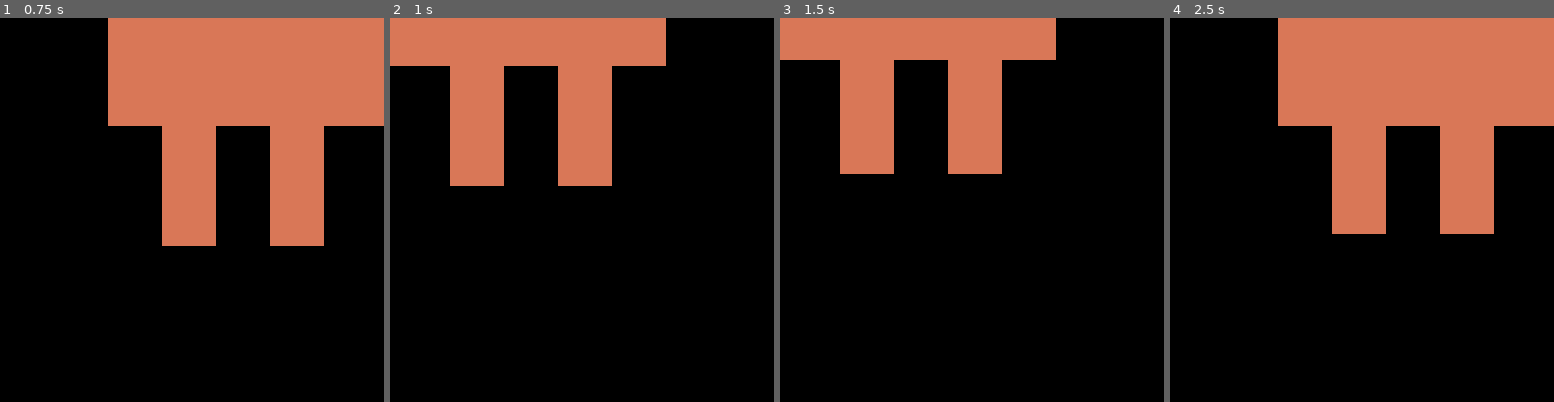
Above: before the commit, frames 1-4 (left to right).
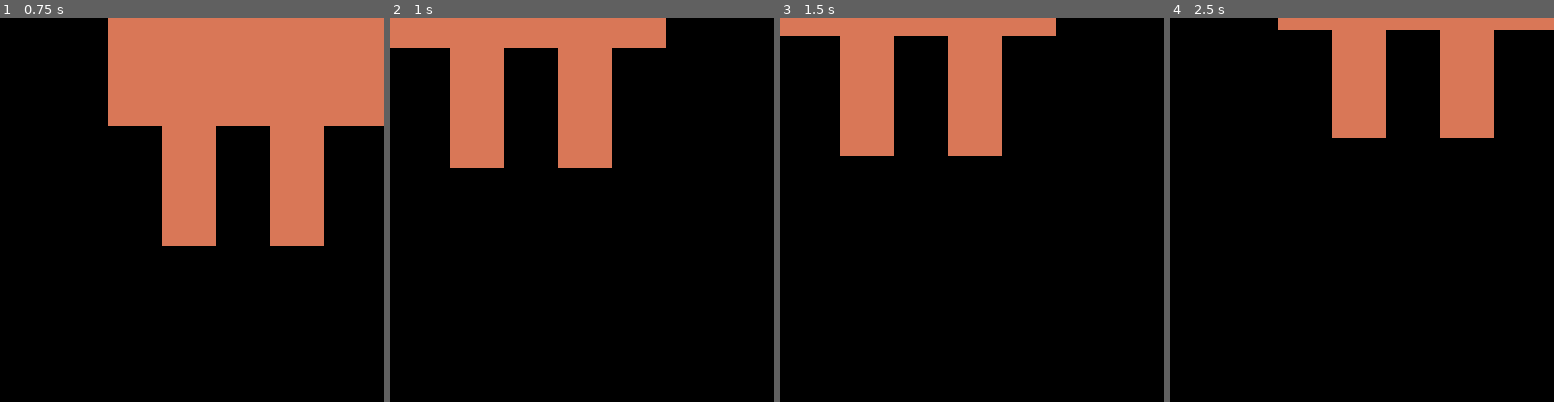
Above: after the commit, the same moments.

Repository: Dr1mS/Paros
Game: Godot game, scene res://main.tscn
The game is run twice, just before and just after one commit, with the same random seed, the same clock (stepped at 60 frames per second) and the same inputs.
Inputs (mouse positions are in pixels of both pictures, inside the frame that each line leads up to):
- Up to frame 1 (0.75 s): move the mouse to (276, 190) at 0.52 s; click (276, 190) at 0.67 s
- Up to frame 2 (1 s): no input
- Up to frame 3 (1.5 s): drag from (895, 229) to (952, 286) at 1.27 s
- Up to frame 4 (2.5 s): move the mouse to (1400, 125) at 2.02 s; click (1400, 125) at 2.17 s

Frame 1 is identical in both runs. In frame 2, 3.4% of the frame differs, in the area x 0-72%, y 7-44%; in frame 3, 4.1%; in frame 4, 18%, in the area x 28-100%, y 3-57%.

Commit message:
perf: no engine audio, draw on change. feat: leave full screen apps
- Sounds are written as WAV files and played by pw-play, paplay or
  aplay on Linux: the engine audio thread cost 4% of a core all the time
- Calm pets animate by steps and draw only when the picture changes
- Pets leave a screen that is under a full screen window, and hide when
  no screen is left. The extension reports the covered monitors
- The activity caption wraps on several lines instead of being cut

Co-Authored-By: Claude Opus 5.5 <noreply@anthropic.com>

Diff:
--- a/project.godot
+++ b/project.godot
@@ -16,6 +16,7 @@
 run/main_scene="res://main.tscn"
 config/features=PackedStringArray("4.7", "GL Compatibility")
 run/max_fps=30
+run/low_processor_mode=true
 boot_splash/show_image=false
 boot_splash/bg_color=Color(0, 0, 0, 0)
 
@@ -25,6 +26,10 @@
 Events="*res://src/core/events.gd"
 Focus="*res://src/core/focus.gd"
 Sound="*res://src/core/sound.gd"
+
+[audio]
+
+driver/driver.linuxbsd="Dummy"
 
 [display]
 
--- a/src/brain/brain.gd
+++ b/src/brain/brain.gd
@@ -53,6 +53,8 @@
 var _active_window := Rect2()
 ## Process that owns the focused window. -1: not known.
 var _active_pid := -1
+## Screens under a full screen window.
+var _covered: Array[Rect2] = []
 ## Last known pointer position, in screen coordinates.
 var _pointer := Vector2.ZERO
 var _pointer_known := false
@@ -179,6 +181,7 @@
 			# A full screen window has no top edge to stand on.
 			_active_window = Rect2() if data.fullscreen else data.active
 			_active_pid = data.pid
+			_covered = data.covered
 		&"pointer_idle":
 			_send_cuddler(data.position)
 		&"pointer_moved":
@@ -230,6 +233,8 @@
 		pet.headlamp = _night and Settings.value("pet", "headlamp")
 		pet.cool = _now() < session.get("cool_until", 0.0)
 		pet.discreet = _locked
+		var no_screen: Array[Rect2] = []
+		pet.avoid = _covered if Settings.value("desktop", "leave_fullscreen") else no_screen
 		pet.caption = _activity(session) if phase == &"working" and Settings.value("claude", "show_activity") else ""
 		pet.show_card(_card(session) if pet.hovered else "")
 
--- a/src/core/settings.gd
+++ b/src/core/settings.gd
@@ -15,7 +15,7 @@
 	"bubble": {"enabled": true, "seconds": 4.0},
 	"claude": {"show_activity": true, "nag_minutes": 2.0, "context_window_k": 1000, "knock": true},
 	"git": {"enabled": true},
-	"desktop": {"perch": true, "cuddle": true, "lock_screen_minutes": 10.0},
+	"desktop": {"perch": true, "cuddle": true, "leave_fullscreen": true, "lock_screen_minutes": 10.0},
 	"focus": {"minutes": 25.0, "break_minutes": 5.0},
 	"system": {"alerts": true},
 }
--- a/src/core/sound.gd
+++ b/src/core/sound.gd
@@ -1,7 +1,12 @@
 extends Node
-## Sounds made from code, no audio file: square waves and noise.
+## Sounds made from code, no audio file in the project: square waves and noise.
+##
+## Linux: the audio driver of the engine is off (project setting), because its
+## thread costs CPU all the time, sound or not. Each tune is written once as a
+## WAV file in the runtime folder and played by a system player.
+## Elsewhere: played by the engine, through a generator stream.
 
-const RATE := 22050.0
+const RATE := 22050
 ## Loudness at full volume. A square wave at 1 is harsh.
 const LEVEL := 0.22
 ## Name -> notes. A note: seconds, then frequencies in hertz played together.
@@ -15,30 +20,50 @@
 	&"thud": [[0.08, NOISE]],
 	&"knock": [[0.05, 140.0, NOISE], [0.16], [0.05, 140.0, NOISE]],
 }
+## System players, first one found is used.
+const PLAYERS: Array[String] = ["pw-play", "paplay", "aplay"]
 
-var _player := AudioStreamPlayer.new()
+## System player to call. Empty: play through the engine.
+var _player := ""
+var _folder := OS.get_environment("XDG_RUNTIME_DIR").path_join("paros")
 var _playback: AudioStreamGeneratorPlayback
 
 
 func _ready() -> void:
+	if AudioServer.get_driver_name() == "Dummy":
+		_player = _find_player()
+		_write_files()
+		Settings.changed.connect(_write_files)
+		return
 	var stream := AudioStreamGenerator.new()
 	stream.mix_rate = RATE
 	stream.buffer_length = 1.0
-	_player.stream = stream
-	add_child(_player)
-	_player.play()
-	_playback = _player.get_stream_playback()
+	var speaker := AudioStreamPlayer.new()
+	speaker.stream = stream
+	add_child(speaker)
+	speaker.play()
+	_playback = speaker.get_stream_playback()
 
 
 func play(tune: StringName) -> void:
 	if not Settings.value("sound", "enabled"):
 		return
+	if _playback:
+		var samples := synthesize(tune)
+		# No room left: a sound is already queued, drop this one.
+		if _playback.get_frames_available() >= samples.size():
+			for sample in samples:
+				_playback.push_frame(Vector2.ONE * sample)
+	elif not _player.is_empty():
+		OS.create_process(_player, [_path(tune)])
+
+
+## Samples of the tune at the volume of the settings, between -1 and 1.
+func synthesize(tune: StringName) -> PackedFloat32Array:
 	var volume: float = Settings.value("sound", "volume") / 100.0 * LEVEL
+	var samples := PackedFloat32Array()
 	for note: Array in TUNES[tune]:
 		var frames := int(note[0] * RATE)
-		# No room left: a sound is already queued, drop this one.
-		if _playback.get_frames_available() < frames:
-			return
 		var voices := note.slice(1)
 		for i in frames:
 			var sample := 0.0
@@ -48,5 +73,48 @@
 				else:
 					sample += 1.0 if fmod(i * frequency / RATE, 1.0) < 0.5 else -1.0
 			# Fades out over the note, so that it does not click.
-			var loudness := volume * (1.0 - float(i) / frames) / maxi(voices.size(), 1)
-			_playback.push_frame(Vector2.ONE * sample * loudness)
+			samples.append(sample * volume * (1.0 - float(i) / frames) / maxi(voices.size(), 1))
+	return samples
+
+
+## The tune as a WAV file: 16 bits, one channel.
+func to_wav(samples: PackedFloat32Array) -> PackedByteArray:
+	var data := PackedByteArray()
+	data.resize(samples.size() * 2)
+	for i in samples.size():
+		data.encode_s16(i * 2, int(clampf(samples[i], -1.0, 1.0) * 32767.0))
+	var header := PackedByteArray()
+	header.resize(44)
+	header.encode_u32(4, 36 + data.size())
+	header.encode_u32(16, 16)  # Size of the format block.
+	header.encode_u16(20, 1)  # PCM.
+	header.encode_u16(22, 1)  # Channels.
+	header.encode_u32(24, RATE)
+	header.encode_u32(28, RATE * 2)  # Bytes per second.
+	header.encode_u16(32, 2)  # Bytes per frame.
+	header.encode_u16(34, 16)  # Bits per sample.
+	header.encode_u32(40, data.size())
+	for field: Array in [[0, "RIFF"], [8, "WAVE"], [12, "fmt "], [36, "data"]]:
+		for i in 4:
+			header[field[0] + i] = field[1].unicode_at(i)
+	return header + data
+
+
+# The volume is in the samples: written again when the settings change.
+func _write_files() -> void:
+	DirAccess.make_dir_recursive_absolute(_folder)
+	for tune: StringName in TUNES:
+		var file := FileAccess.open(_path(tune), FileAccess.WRITE)
+		if file:
+			file.store_buffer(to_wav(synthesize(tune)))
+
+
+func _path(tune: StringName) -> String:
+	return _folder.path_join("%s.wav" % tune)
+
+
+func _find_player() -> String:
+	for player in PLAYERS:
+		if OS.execute("sh", ["-c", "command -v %s" % player]) == 0:
+			return player
+	return ""
--- a/src/pet/pet.gd
+++ b/src/pet/pet.gd
@@ -61,6 +61,7 @@
 const KNOCK_HURRY := 2.4
 ## Landing speed from which the fall is heard.
 const THUD_SPEED := 500.0
+const HIDING_PLACE := Vector2i(-20000, -20000)
 ## Clickable region in window coordinates. Clicks outside reach the desktop.
 const HIT_CENTER := Vector2(150, 192)
 const HIT_RADIUS := Vector2(72, 70)
@@ -117,6 +118,9 @@
 var headlamp := false
 ## Wears sunglasses.
 var cool := false
+## Screens to keep off, in screen coordinates: those under a full screen
+## window. The pet moves to another screen. With none left, it hides.
+var avoid: Array[Rect2] = []
 ## Shows no text: no name, no caption, no bubble. For the lock screen.
 var discreet := false:
 	set(value):
@@ -149,6 +153,7 @@
 var _errand_then := State.IDLE
 var _errand_hurry := 1.0
 var _knock_side := 1.0
+var _hidden := false
 
 @onready var _window := get_window()
 @onready var _bubble: Bubble = $"../Bubble"
@@ -170,6 +175,7 @@
 	if _area_age >= AREA_REFRESH_SECONDS:
 		_area = _walk_area()
 		_area_age = 0.0
+		_hidden = _free_screens().is_empty()
 	var area := _ground()
 	state_time += delta
 	match state:
@@ -239,6 +245,9 @@
 		for blow in KNOCK_BLOWS:
 			if state_time >= blow and state_time < blow + KNOCK_SHAKE_SECONDS:
 				target_pos.x += roundi(KNOCK_SHAKE_PIXELS * (1.0 if sin((state_time - blow) * 90.0) >= 0.0 else -1.0))
+	if _hidden:
+		# Parked off every screen. Hiding the window would destroy it.
+		target_pos = HIDING_PLACE
 	if target_pos != _window.position:
 		_window.position = target_pos
 
@@ -475,12 +484,21 @@
 ## the floor of the current screen. The width spans every screen placed side
 ## by side with it.
 func _walk_area() -> Rect2:
+	var screens := _free_screens()
+	if screens.is_empty():
+		return _area
 	var current := _window.current_screen
+	if current not in screens:
+		# Its screen is taken by a full screen window: go to the nearest free one.
+		var from := _screen_rect(current).get_center()
+		screens.sort_custom(func(a: int, b: int) -> bool:
+			return from.distance_squared_to(_screen_rect(a).get_center()) < from.distance_squared_to(_screen_rect(b).get_center()))
+		current = screens[0]
 	var usable := DisplayServer.screen_get_usable_rect(current)
 	var row := _screen_rect(current)
 	var left := usable.position.x
 	var right := usable.end.x
-	var others := range(DisplayServer.get_screen_count())
+	var others := screens.duplicate()
 	others.erase(current)
 	var grown := true
 	while grown:
@@ -500,6 +518,17 @@
 	return Rect2(left - margin, usable.position.y, right - left - _window.size.x + margin * 2.0, usable.size.y - _window.size.y)
 
 
+## Screens not under a full screen window.
+func _free_screens() -> Array:
+	return range(DisplayServer.get_screen_count()).filter(func(screen: int) -> bool:
+		var rect := Rect2(_screen_rect(screen))
+		for zone in avoid:
+			# Covered for the most part.
+			if rect.intersection(zone).get_area() * 2.0 >= rect.get_area():
+				return false
+		return true)
+
+
 func _screen_rect(screen: int) -> Rect2i:
 	return Rect2i(DisplayServer.screen_get_position(screen), DisplayServer.screen_get_size(screen))
 
--- a/src/pet/pet_body.gd
+++ b/src/pet/pet_body.gd
@@ -101,9 +101,15 @@
 const HEART_PIXEL := 3.0
 
 const BLINK_SECONDS := 0.12
+## Animation steps per second while the pet is calm. Between two steps the
+## picture is the same, so nothing is drawn: drawing is the main CPU cost.
+const CALM_STEPS := 6.0
 const TAG_FONT_SIZE := 11
 const LABEL_MAX_LENGTH := 28
-const CAPTION_MAX_LENGTH := 30
+## The caption wraps on lines of this width, in pixels, and stops after a
+## number of characters.
+const CAPTION_WIDTH := 280.0
+const CAPTION_MAX_LENGTH := 110
 ## The head smokes from this fullness on.
 const SMOKE_FROM := 0.75
 ## Small pets: size against the main one, and feet positions from GROUND.
@@ -114,6 +120,8 @@
 
 var _time := 0.0
 var _blink_in := 3.0
+## What the last picture showed of the pet. A change draws at once.
+var _shown := 0
 ## Time of arrival of each small pet.
 var _mini_born: Array[float] = []
 
@@ -125,15 +133,38 @@
 	assert(ACCESSORIES.size() == Pet.ACCESSORY_COUNT)
 
 
-func _process(delta: float) -> void:
-	_time += delta
-	_blink_in -= delta
+func _ready() -> void:
+	Settings.changed.connect(func() -> void: _shown = 0)
+
+
+func _process(_delta: float) -> void:
+	var now := Time.get_ticks_msec() / 1000.0
+	var shown := _look()
+	if not _pet.is_lively():
+		# Calm: time moves by steps. The steps fall at the same instants for
+		# every pet, so that they draw in the same frames.
+		now = floorf(now * CALM_STEPS) / CALM_STEPS
+		if now == _time and shown == _shown:
+			return
+	_shown = shown
+	_blink_in -= now - _time
+	_time = now
 	if _blink_in < -BLINK_SECONDS:
 		_blink_in = randf_range(2.0, 5.0)
 	while _mini_born.size() < _pet.minis:
 		_mini_born.append(_time)
 	_mini_born.resize(mini(_pet.minis, _mini_born.size()))
 	queue_redraw()
+
+
+## Everything of the pet that the picture depends on, time aside.
+func _look() -> int:
+	return [
+		_pet.state, _pet.facing, _pet.label, _pet.color, _pet.accessory, _pet.caption, _pet.minis,
+		_pet.urgent, _pet.hovered, _pet.fullness >= SMOKE_FROM, _pet.baggage, _pet.hard_hat, _pet.lost,
+		_pet.tapping, _pet.umbrella, _pet.meditating, _pet.headlamp, _pet.cool, _pet.discreet,
+		_pet.rooted, _pet.is_perched(),
+	].hash()
 
 
 func _draw() -> void:
@@ -251,7 +282,8 @@
 			# Three dots that fill up in a loop.
 			for i in int(_time * 2.5) % 4:
 				_block(Rect2(-2.4 + i * 2.0, -12.5, 0.8, 0.8), over_head, _pet.color)
-			_draw_tag("" if _pet.discreet else _pet.caption.left(CAPTION_MAX_LENGTH), body_top - Vector2(0, 4.2 * UNIT + 16.0), _pet.color)
+			if not _pet.discreet:
+				_draw_caption(_pet.caption.left(CAPTION_MAX_LENGTH), body_top - Vector2(0, 4.2 * UNIT))
 		Pet.State.ALERT:
 			if fmod(_time, 0.6) < 0.4:
 				_block(Rect2(-0.5, -15.5, 1, 2.5), over_head, HEART)
@@ -414,6 +446,18 @@
 	draw_set_transform(Vector2.ZERO)
 
 
+## Dark tag with light text on several lines, standing on its bottom middle point.
+func _draw_caption(text: String, bottom_center: Vector2) -> void:
+	if text.is_empty():
+		return
+	var text_size := _font.get_multiline_string_size(text, HORIZONTAL_ALIGNMENT_LEFT, CAPTION_WIDTH, TAG_FONT_SIZE)
+	var box := Rect2(bottom_center - Vector2(text_size.x / 2.0 + 5.0, text_size.y + 2.0), text_size + Vector2(10, 2))
+	draw_rect(box, EYE)
+	draw_rect(Rect2(box.position, Vector2(4, box.size.y)), _pet.color)
+	var baseline := box.position + Vector2(7, 1 + _font.get_ascent(TAG_FONT_SIZE))
+	draw_multiline_string(_font, baseline, text, HORIZONTAL_ALIGNMENT_LEFT, CAPTION_WIDTH, TAG_FONT_SIZE, -1, PAPER)
+
+
 ## Small dark tag with light text, centered on its top middle point.
 func _draw_tag(text: String, top_center: Vector2, edge: Color) -> void:
 	if text.is_empty():
--- a/src/senses/desktop_sense.gd
+++ b/src/senses/desktop_sense.gd
@@ -1,9 +1,11 @@
 extends Node
-## Posts: desktop_state {active: Rect2, fullscreen: bool, pid: int}, pointer_at
+## Posts: desktop_state {active: Rect2, fullscreen: bool, pid: int, covered:
+## Array[Rect2]}, pointer_at
 ## {position: Vector2}, pointer_idle {position: Vector2}, pointer_moved,
 ## screen_locked {locked: bool}.
 ## active: frame of the focused window, in screen coordinates. Empty: none.
 ## pid: process that owns the focused window. -1: not known.
+## covered: screens under a full screen window, such as a game or a video.
 ## Reads the file written by the Paros GNOME Shell extension (gnome-extension/).
 ## Without the extension the file does not exist and this sense stays silent.
 
@@ -17,6 +19,7 @@
 var _active := Rect2()
 var _fullscreen := false
 var _pid := -1
+var _covered: Array[Rect2] = []
 var _locked := false
 var _pointer := Vector2.ZERO
 var _still_for := 0.0
@@ -40,14 +43,23 @@
 		_locked = locked
 		Events.post(&"screen_locked", {"locked": locked})
 	if not state is Dictionary:
-		_set_active(Rect2(), false, -1)
+		_set_active(Rect2(), false, -1, [])
 		return
 
 	var window: Variant = state.get("active")
+	var active := Rect2()
+	var fullscreen := false
 	if window is Dictionary:
-		_set_active(Rect2(window.x, window.y, window.width, window.height), window.fullscreen, int(window.get("pid", -1)))
-	else:
-		_set_active(Rect2(), false, 0)
+		active = Rect2(window.x, window.y, window.width, window.height)
+		fullscreen = window.fullscreen
+	var covered: Array[Rect2] = []
+	if state.has("covered"):
+		for area: Array in state.covered:
+			covered.append(Rect2(area[0], area[1], area[2], area[3]))
+	elif fullscreen:
+		# Older extension: only the focused window is known.
+		covered.append(active)
+	_set_active(active, fullscreen, int(window.get("pid", -1)) if window is Dictionary else 0, covered)
 
 	var pointer := Vector2(state.pointer[0], state.pointer[1])
 	if pointer != _pointer:
@@ -64,9 +76,10 @@
 		Events.post(&"pointer_idle", {"position": _pointer})
 
 
-func _set_active(active: Rect2, fullscreen: bool, pid: int) -> void:
-	if active != _active or fullscreen != _fullscreen or pid != _pid:
+func _set_active(active: Rect2, fullscreen: bool, pid: int, covered: Array[Rect2]) -> void:
+	if active != _active or fullscreen != _fullscreen or pid != _pid or covered != _covered:
 		_active = active
 		_fullscreen = fullscreen
 		_pid = pid
-		Events.post(&"desktop_state", {"active": active, "fullscreen": fullscreen, "pid": pid})
+		_covered = covered
+		Events.post(&"desktop_state", {"active": active, "fullscreen": fullscreen, "pid": pid, "covered": covered})
--- a/src/ui/settings_window.gd
+++ b/src/ui/settings_window.gd
@@ -28,6 +28,7 @@
 	["Bureau (extension GNOME)"],
 	["desktop", "perch", "Grimper sur la fenêtre active"],
 	["desktop", "cuddle", "Dormir contre le curseur immobile"],
+	["desktop", "leave_fullscreen", "Quitter l'écran d'une app en plein écran"],
 	["desktop", "lock_screen_minutes", "Écran allumé après verrouillage", 0.0, 240.0, 1.0, "min"],
 	["Sommeil"],
 	["sleep", "night_start_hour", "Début de la nuit", 0, 23, 1, "h"],
Not shown, changed: gnome-extension/paros@paros.local/extension.js
Not shown, changed: hooks/claude-hook.sh
